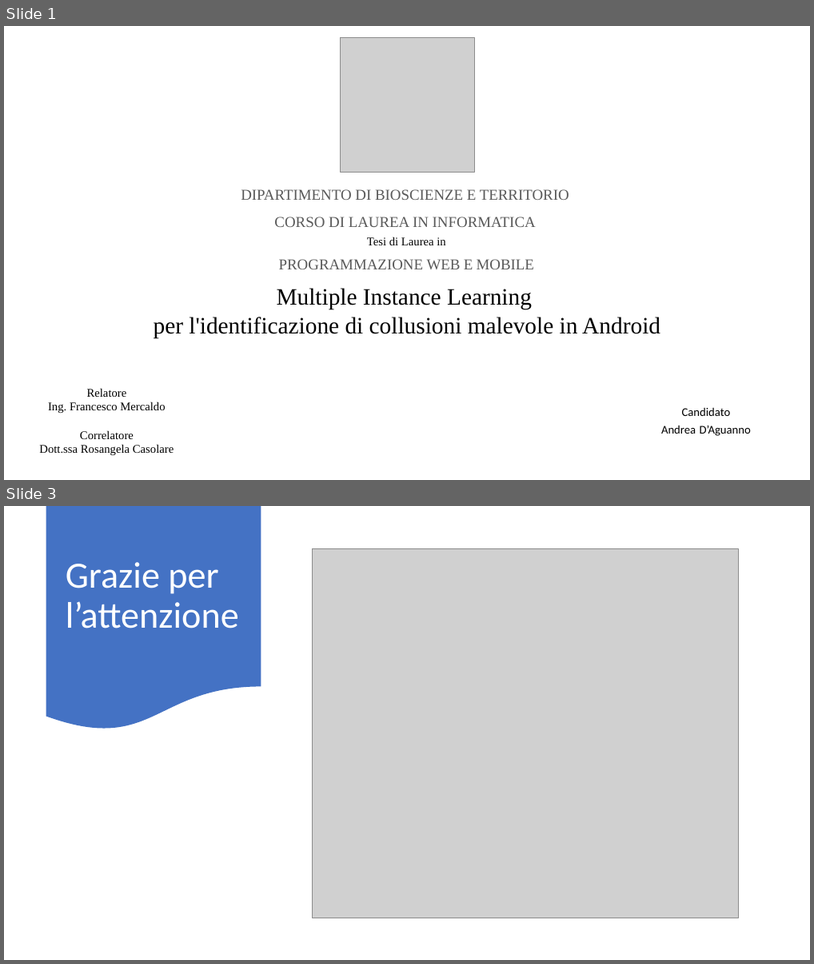
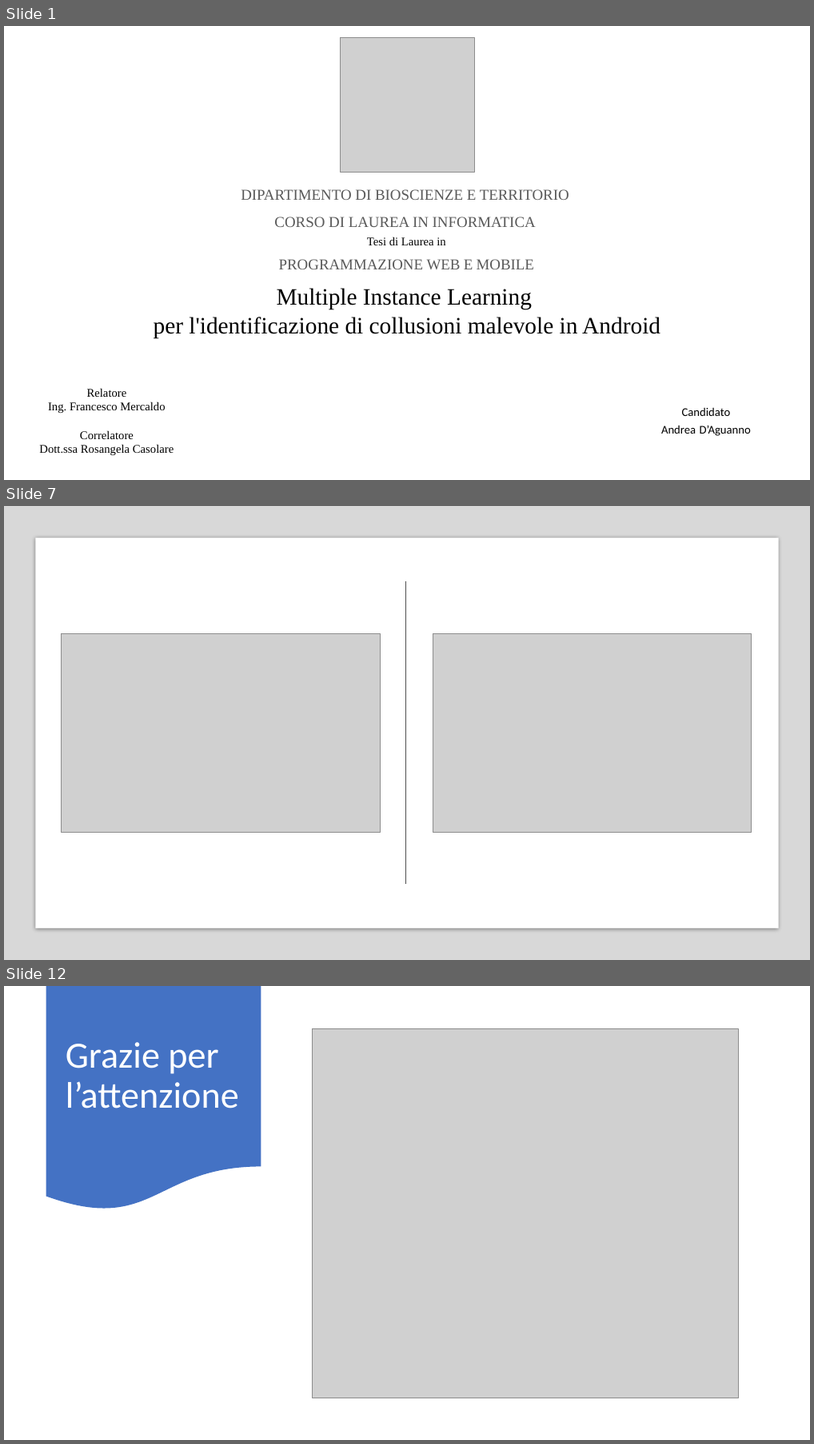
Before and after one commit to AndreaDagg/Multiple-instance-learning-for-identifying-malicious-collusion-in-Android, a slide deck: Documentation/Presentazione.pptx. Shown one above the other, each under a label of ours: slides 1 and 3 before the commit, slides 1, 7 and 12 after it; the slides between them are not shown. The pictures are 814x964 and 814x1444 pixels, drawn with LibreOffice and Linux fonts; fonts in the diff are those of the drawing; grey boxes stand for pictures. Boxes give left, top, right and bottom in pixels: in the first picture for what was removed or moved away, otherwise in the second. Text is boxed around its words. In the diff, an @@ line names an element or a change of style, - is before the commit and + after.

```diff
--- a/Documentation/Presentazione.pptx
+++ b/Documentation/Presentazione.pptx
@@ slide 7 added at (4,506,810,960), background #FFFFFF @@
@@ rectangle added at (4,506,810,960), fill #808080 at 30% opacity @@
@@ rectangle added at (35,538,779,928), fill #FFFFFF @@
@@ line added from (406, 582) to (406, 884), #4E4E4E 0.5 pt @@
@@ picture added at (62,634,381,832) @@
@@ picture added at (433,634,752,832) @@
@@ what was slide 3 is now slide 12 @@
```
Also in this commit, not shown: 1 slide changed, 9 other slides added, 1 slide removed, 1 other file.
